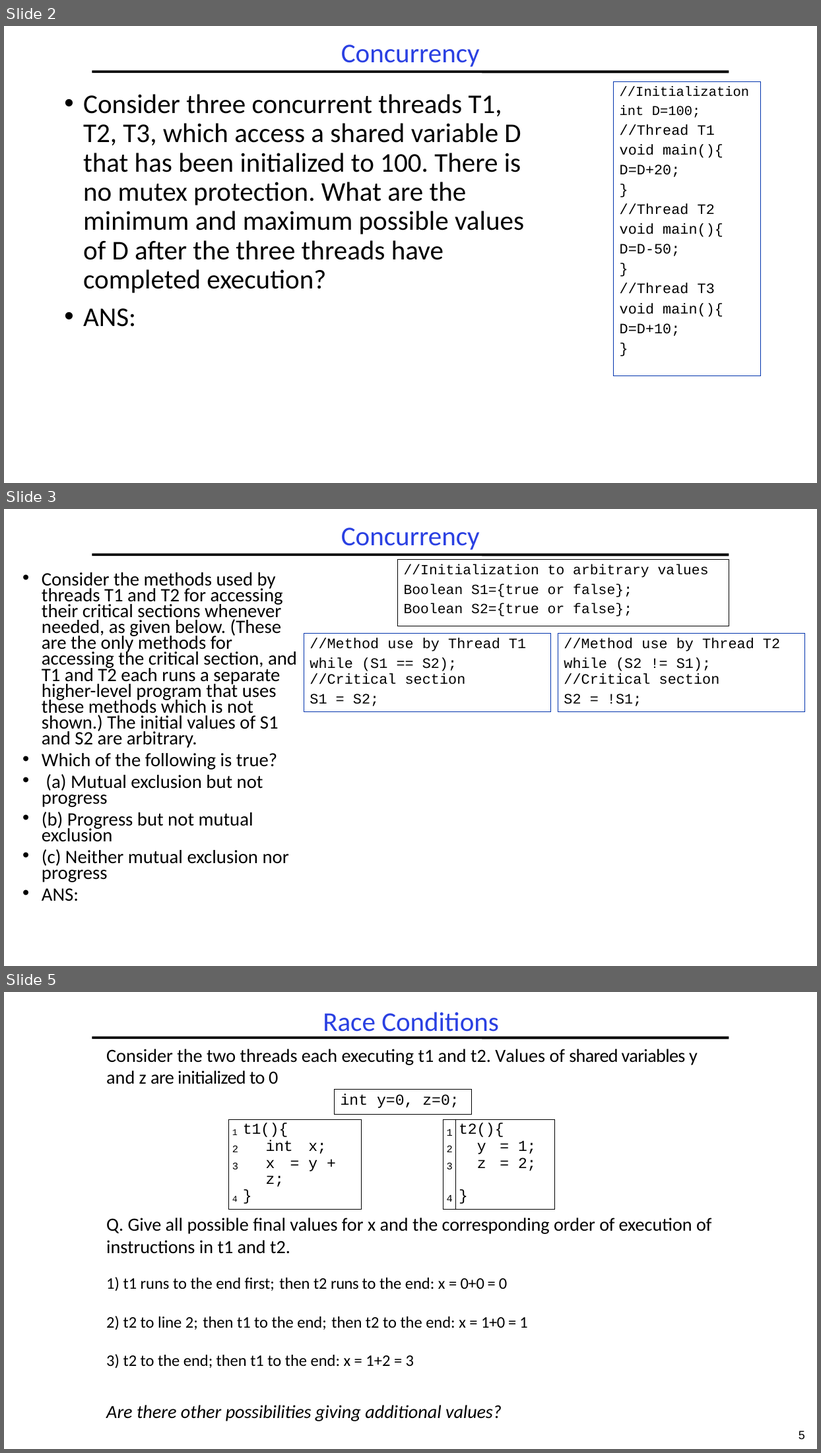
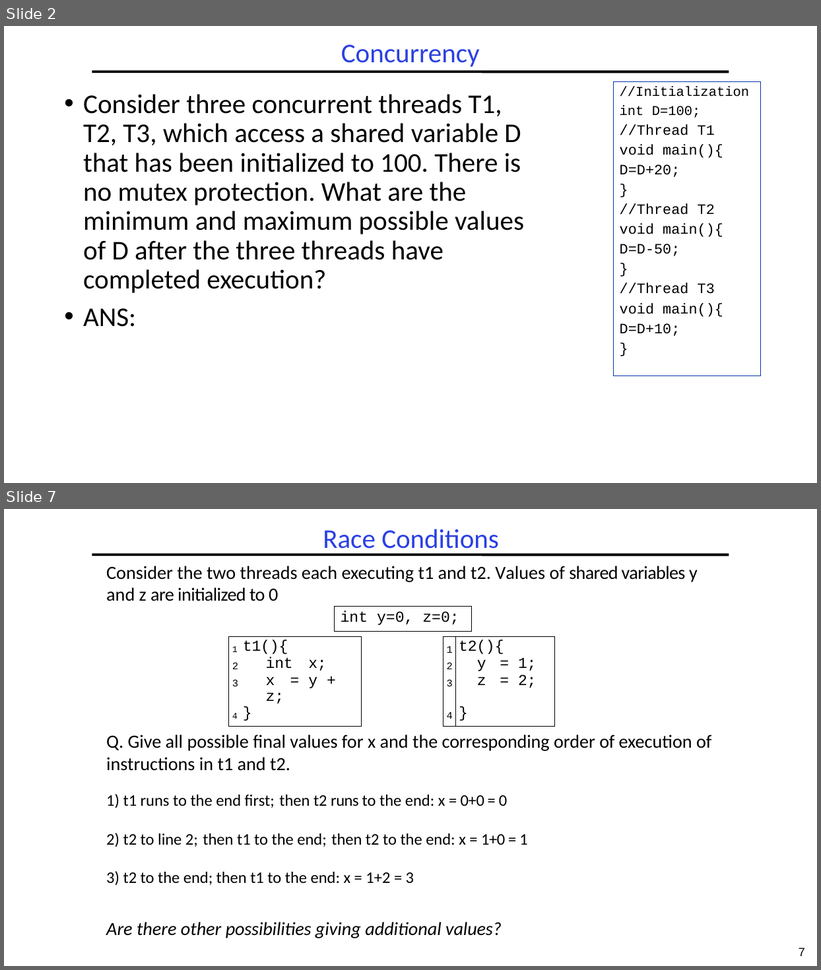
Before and after one commit to guhofstra/CSC256Fa25, a slide deck: PPTs/L3-Exercises.pptx. Shown one above the other, each under a label of ours: slides 2, 3 and 5 before the commit, slides 2 and 7 after it; the slides between them are not shown. The pictures are 821x1453 and 821x970 pixels, drawn with LibreOffice and Linux fonts; fonts in the diff are those of the drawing. Boxes give left, top, right and bottom in pixels: in the first picture for what was removed or moved away, otherwise in the second. Text is boxed around its words. In the diff, an @@ line names an element or a change of style, - is before the commit and + after.

```diff
--- a/PPTs/L3-Exercises.pptx
+++ b/PPTs/L3-Exercises.pptx
@@ slide 3 removed at [4, 509, 817, 966], background #FFFFFF; not listed: 1 template element that a slide beside it also shows @@
@@ title removed at [341, 527, 480, 550] @@
-Concurrency
@@ rectangle removed at [397, 560, 729, 626] @@
-//Initialization to arbitrary values
-Boolean S1={true or false};
-Boolean S2={true or false};
@@ text removed at [42, 572, 297, 902] @@
-• Consider the methods used by threads T1 and T2 for accessing their critical sections whenever needed, as given below. (These are the only methods for accessing the critical section, and T1 and T2 each runs a separate higher-level program that uses these methods which is not shown.) The initial values of S1 and S2 are arbitrary.
-• Which of the following is true?
-• (a) Mutual exclusion but not progress
-• (b) Progress but not mutual exclusion
-• (c) Neither mutual exclusion nor progress
-• ANS:
@@ rectangle removed at [304, 634, 551, 712] @@
-//Method use by Thread T1
-while (S1 == S2); //Critical section
-S1 = S2;
@@ rectangle removed at [558, 634, 805, 712] @@
-//Method use by Thread T2
-while (S2 != S1); //Critical section
-S2 = !S1;
@@ what was slide 5 is now slide 7 @@
@@ page number at [799, 948, 805, 956]: text changed @@
-5
+7
```
Also in this commit, not shown: 3 slides changed, 3 slides added, 1 other slide removed, 22 other files.
